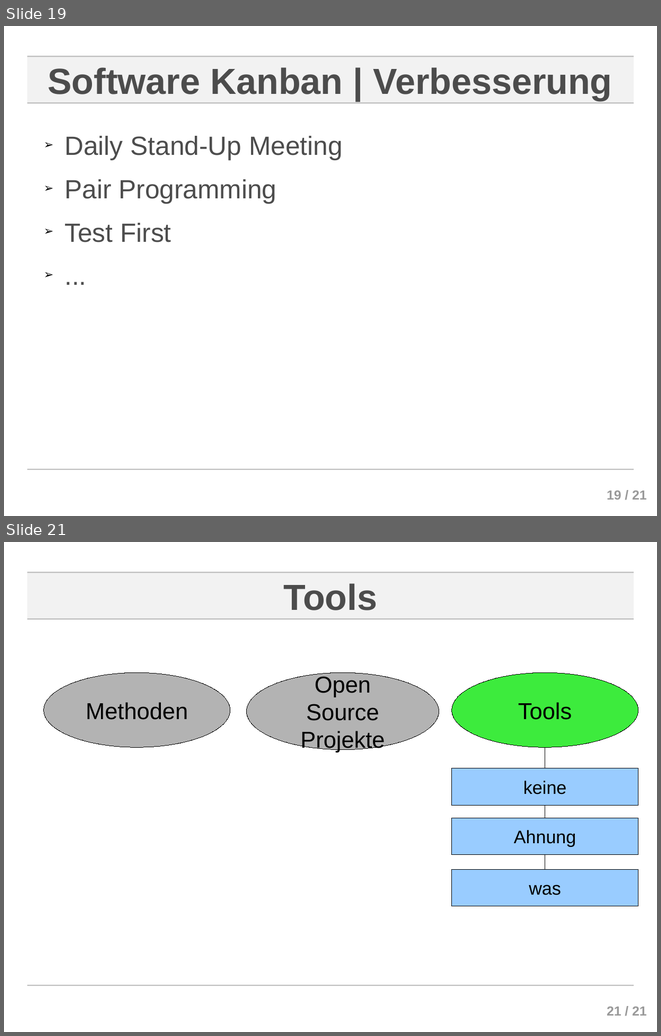
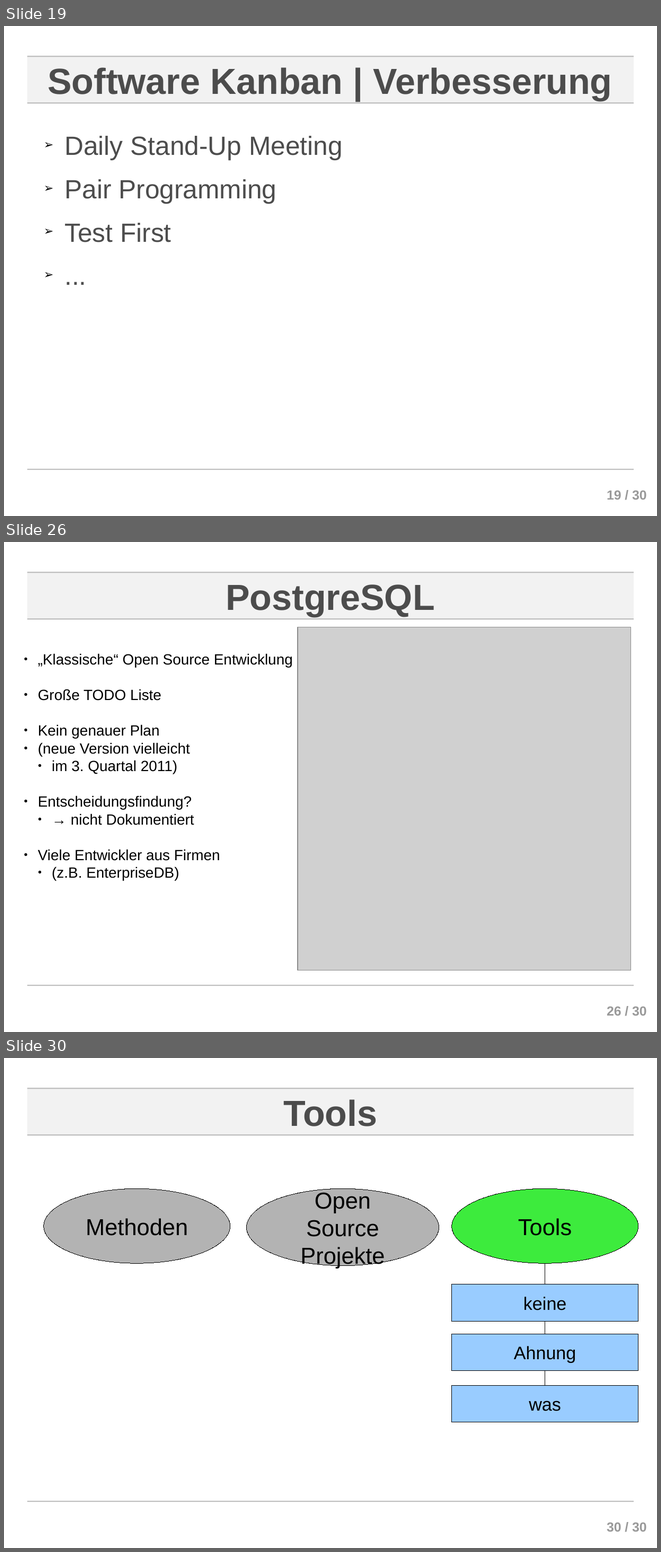
Before and after one commit to ChornHulio/sweSeminar, a slide deck: presentation/Agile Softwareentwicklung.odp. Shown one above the other, each under a label of ours: slides 19 and 21 before the commit, slides 19, 26 and 30 after it; the slides between them are not shown. The pictures are 661x1036 and 661x1552 pixels, drawn with LibreOffice and Linux fonts; fonts in the diff are those of the drawing; grey boxes stand for pictures; background and template pictures are left out. Boxes give left, top, right and bottom in pixels: in the first picture for what was removed or moved away, otherwise in the second. Text is boxed around its words. In the diff, an @@ line names an element or a change of style, - is before the commit and + after.

```diff
--- a/presentation/Agile Softwareentwicklung.odp
+++ b/presentation/Agile Softwareentwicklung.odp
@@ slide 26 added at box(4, 542, 657, 1032), background #FFFFFF; not listed: 5 template elements that a slide beside it also shows @@
@@ title added at box(226, 584, 434, 616), 44 pt, text #4C4C4C, bold @@
+PostgreSQL
@@ picture added at box(298, 627, 631, 970) @@
@@ text added at box(38, 653, 293, 880), 18 pt, text #000000 @@
+  ● „Klassische“ Open Source Entwicklung
+  ● Große TODO Liste
+  ● Kein genauer Plan
+  ● (neue Version vielleicht
+    ● im 3. Quartal 2011)
+  ● Entscheidungsfindung?
+    ● → nicht Dokumentiert
+  ● Viele Entwickler aus Firmen
+    ● (z.B. EnterpriseDB)
@@ page number at box(607, 490, 647, 499): text changed @@
-19 / 21
+19 / 30
@@ what was slide 21 is now slide 30 @@
@@ page number at box(607, 1522, 647, 1531): text changed @@
-21 / 21
+30 / 30
```
Also in this commit, not shown: 1 slide changed, 8 other slides added.
